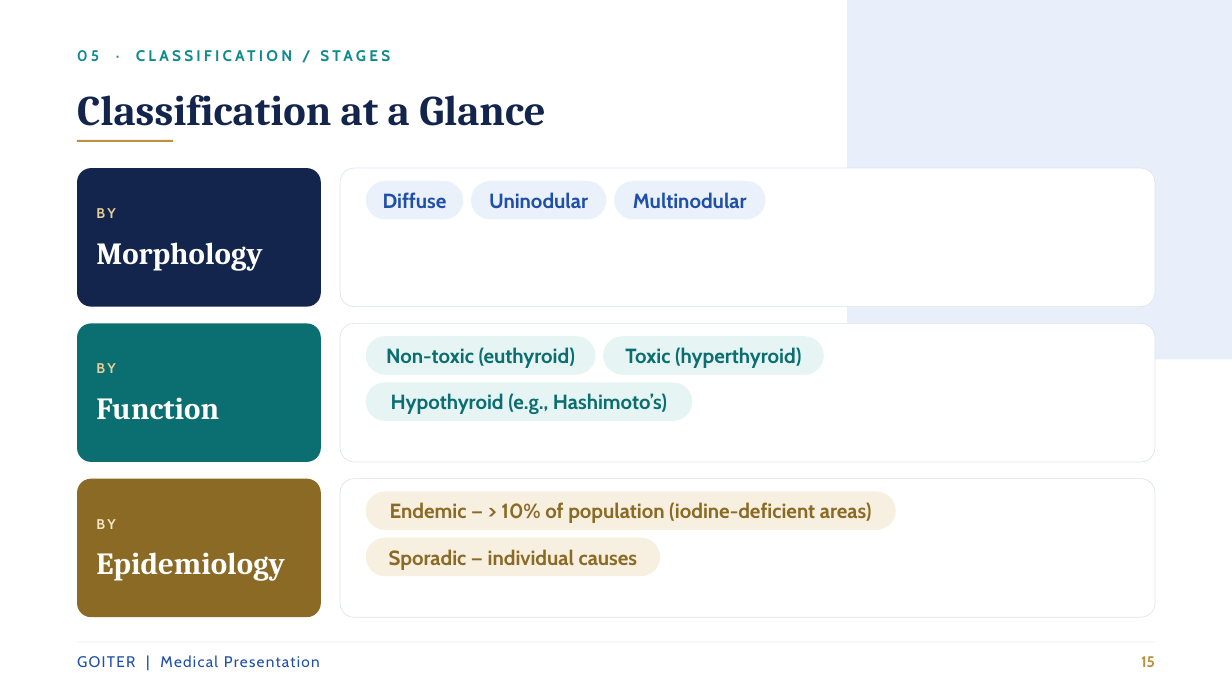
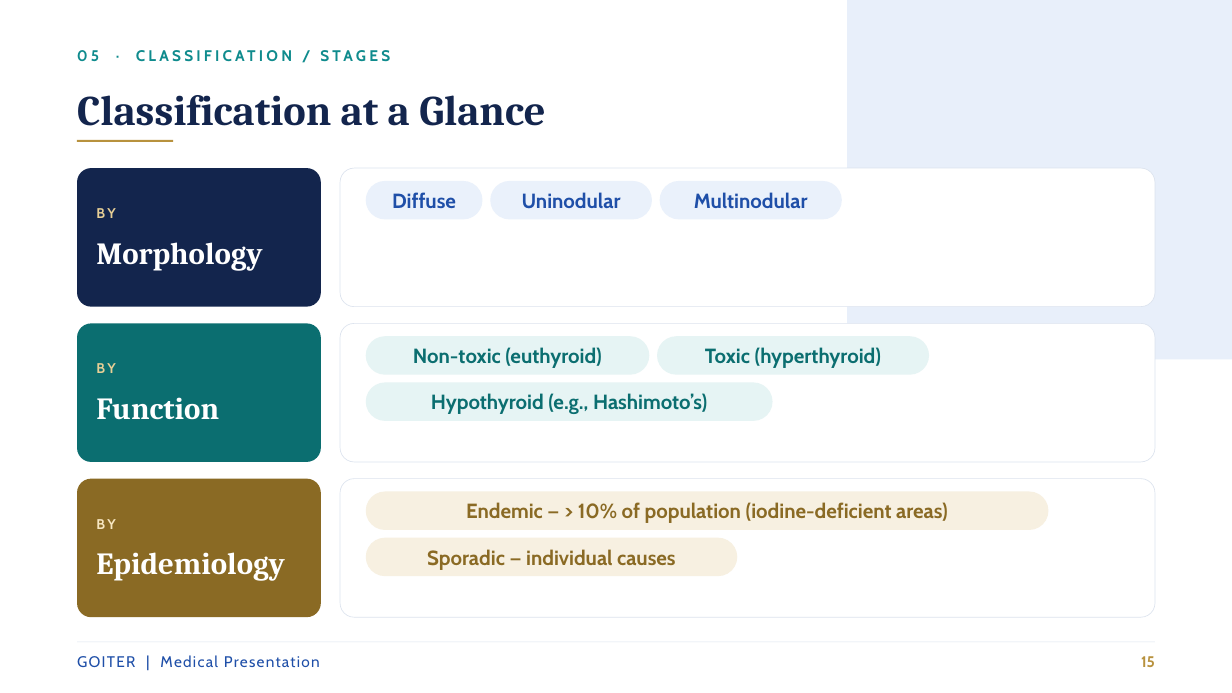
Before and after one commit to amrkarm548-ops/DSLIDES, a slide deck: slide 15 of Goiter_Presentation.pptx. Drawn at 1232x693 pixels with LibreOffice and Linux fonts; fonts in the diff are those of the drawing. Boxes give left, top, right and bottom in pixels: in the first picture for what was removed or moved away, otherwise in the second. Text is boxed around its words. In the diff, an @@ line names an element or a change of style, - is before the commit and + after.

Commit message:
Fix cover overlap for real: measure text with widest substitute font and scale to fit one line

```diff
--- a/Goiter_Presentation.pptx
+++ b/Goiter_Presentation.pptx
@@ text "Diffuse": place and size @@
-text "Diffuse" at [383, 192, 447, 208]
+text "Diffuse" at [392, 192, 456, 208]
@@ rounded rectangle: place and size @@
-rounded rectangle at [366, 181, 464, 220]
+rounded rectangle at [366, 181, 482, 220]
@@ text "Uninodular": place and size @@
-text "Uninodular" at [489, 192, 588, 209]
+text "Uninodular" at [522, 192, 621, 209]
@@ rounded rectangle: place and size @@
-rounded rectangle at [471, 181, 607, 220]
+rounded rectangle at [491, 181, 653, 220]
@@ text "Multinodular": place and size @@
-text "Multinodular" at [633, 192, 747, 209]
+text "Multinodular" at [694, 192, 808, 209]
@@ rounded rectangle: place and size @@
-rounded rectangle at [615, 181, 766, 220]
+rounded rectangle at [660, 181, 842, 220]
@@ text "Non-toxic (euthyroid)": place and size @@
-text "Non-toxic (euthyroid)" at [386, 347, 575, 368]
+text "Non-toxic (euthyroid)" at [413, 347, 601, 368]
@@ rounded rectangle: place and size @@
-rounded rectangle at [366, 336, 596, 375]
+rounded rectangle at [366, 336, 650, 375]
@@ text "Toxic (hyperthyroid)": place and size @@
-text "Toxic (hyperthyroid)" at [625, 347, 801, 368]
+text "Toxic (hyperthyroid)" at [705, 347, 881, 368]
@@ rounded rectangle: place and size @@
-rounded rectangle at [604, 336, 824, 375]
+rounded rectangle at [657, 336, 929, 375]
@@ text "Hypothyroid (e.g., Hashimoto’s)": place and size @@
-text "Hypothyroid (e.g., Hashimoto’s)" at [391, 393, 667, 414]
+text "Hypothyroid (e.g., Hashimoto’s)" at [431, 393, 707, 414]
@@ rounded rectangle: place and size @@
-rounded rectangle at [366, 383, 692, 421]
+rounded rectangle at [366, 383, 773, 421]
@@ text "Endemic — > 10% of ...": place and size @@
-text "Endemic — > 10% of ..." at [390, 502, 872, 523]
+text "Endemic — > 10% of ..." at [466, 502, 948, 523]
@@ rounded rectangle: place and size @@
-rounded rectangle at [366, 492, 897, 531]
+rounded rectangle at [366, 492, 1049, 531]
@@ rounded rectangle: place and size @@
-rounded rectangle at [366, 538, 661, 577]
+rounded rectangle at [366, 538, 738, 577]
@@ text "Sporadic — individual causes": place and size @@
-text "Sporadic — individual causes" at [389, 549, 637, 570]
+text "Sporadic — individual causes" at [427, 549, 675, 570]
```
Also in this commit, not shown: 20 other slides changed.
